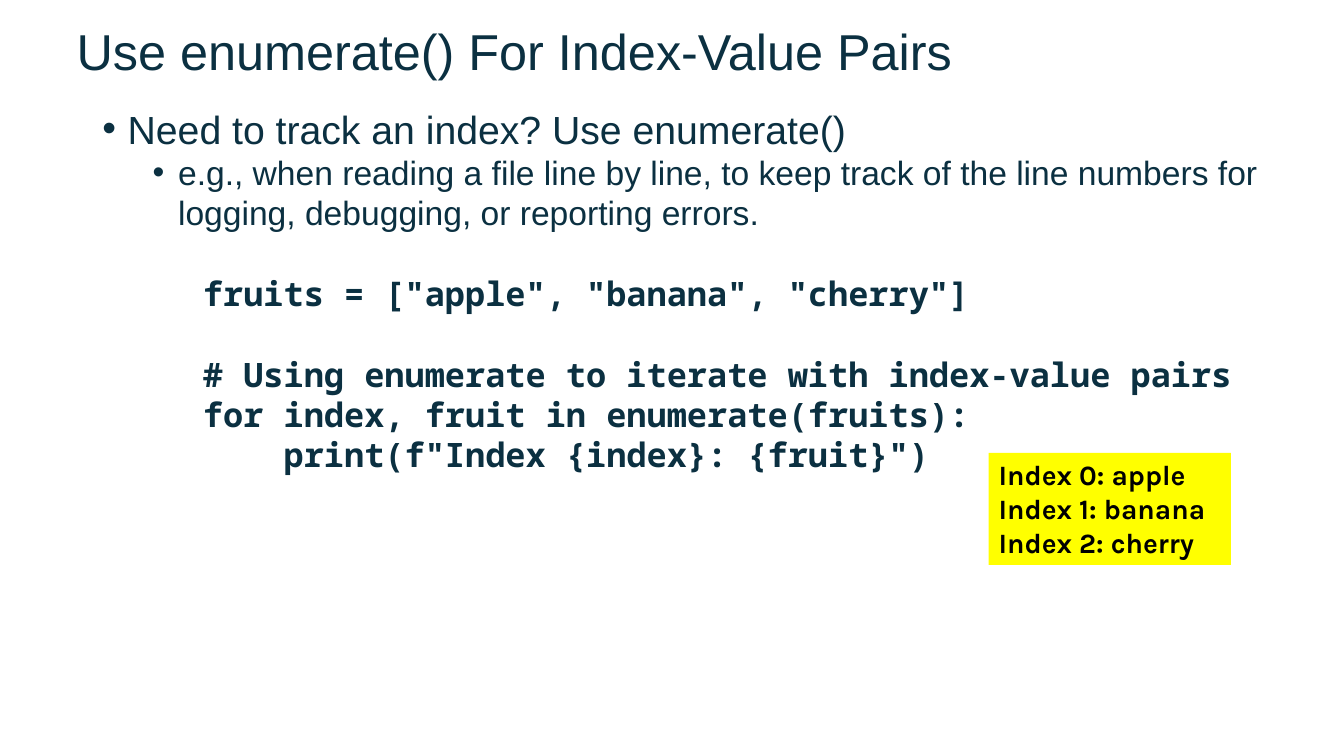
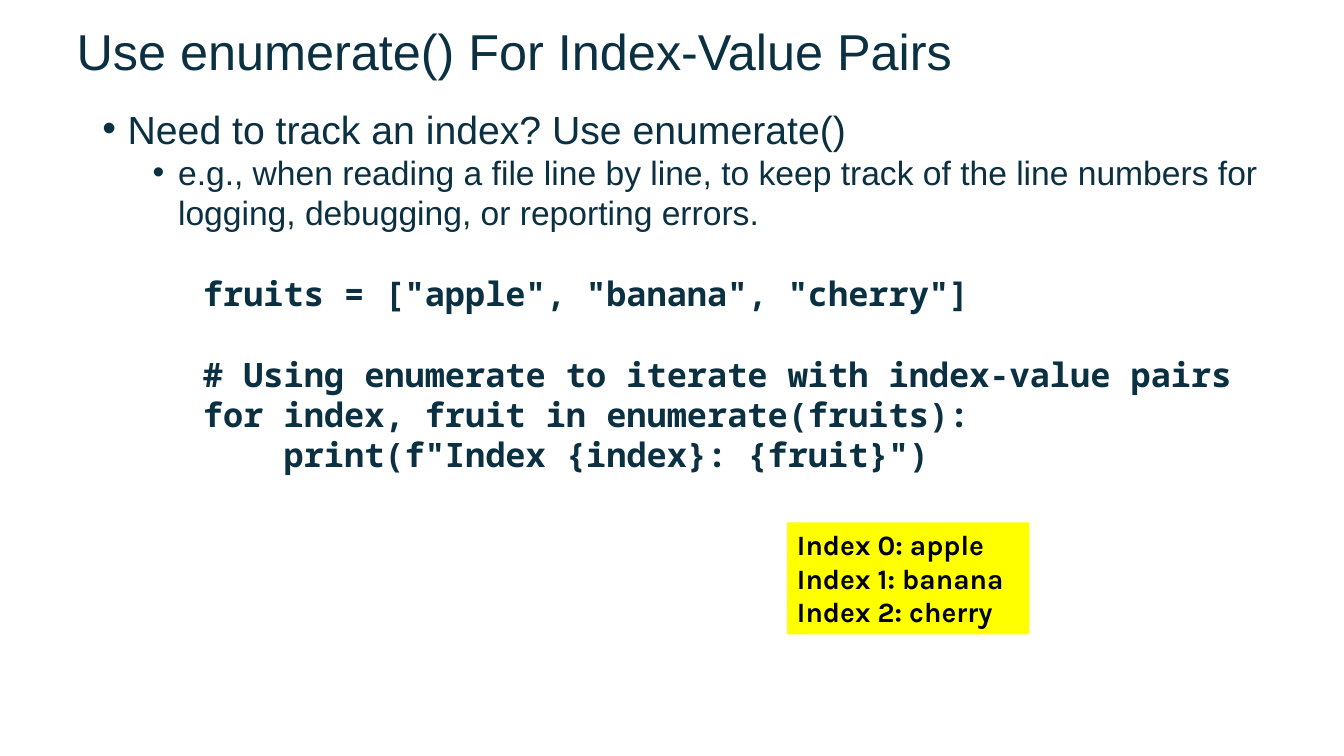
Before and after one commit to FSCJ-FacultyDev/SWC-Columbus-2025, a slide deck: slide 17 of Slides-Day2.pptx. Drawn at 1344x756 pixels with LibreOffice and Linux fonts; fonts in the diff are those of the drawing; background and template pictures are left out. Boxes give left, top, right and bottom in pixels: in the first picture for what was removed or moved away, otherwise in the second. Text is boxed around its words. In the diff, an @@ line names an element or a change of style, - is before the commit and + after.

```diff
--- a/Slides-Day2.pptx
+++ b/Slides-Day2.pptx
@@ rectangle "Index 0: apple": place and size @@
-rectangle "Index 0: apple" at [989,453,1231,565]
+rectangle "Index 0: apple" at [787,522,1029,634]
```
Also in this commit, not shown: 2 other slides changed, 10 slides added, 1 slide removed, 4 other files.
